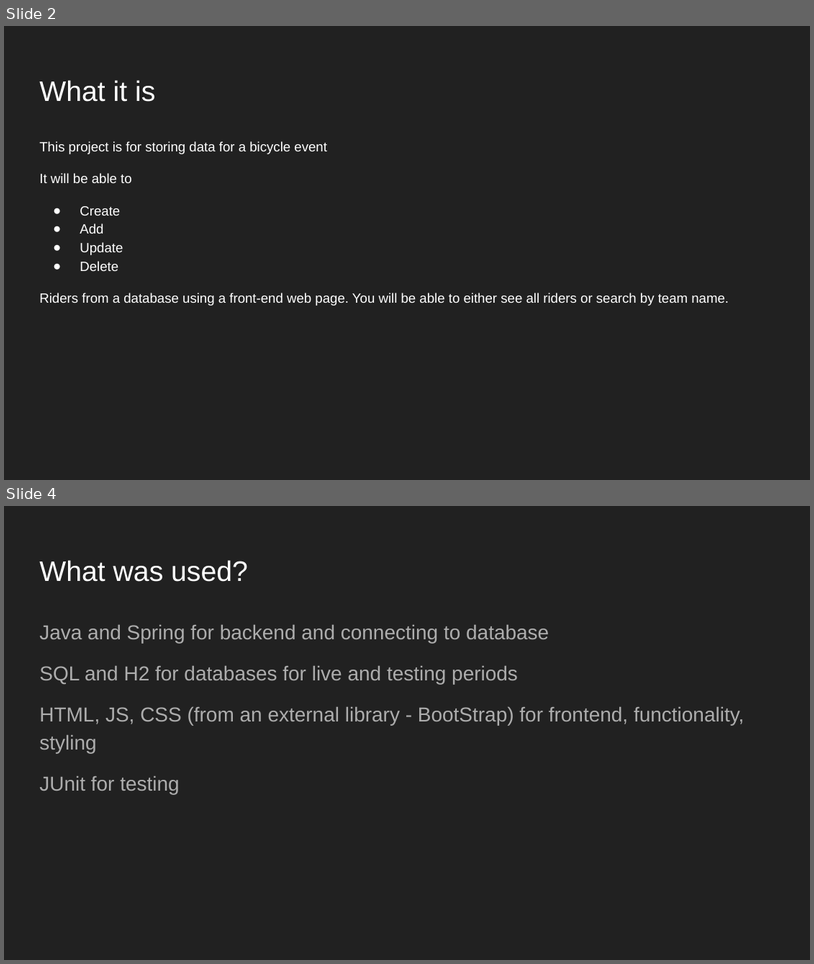
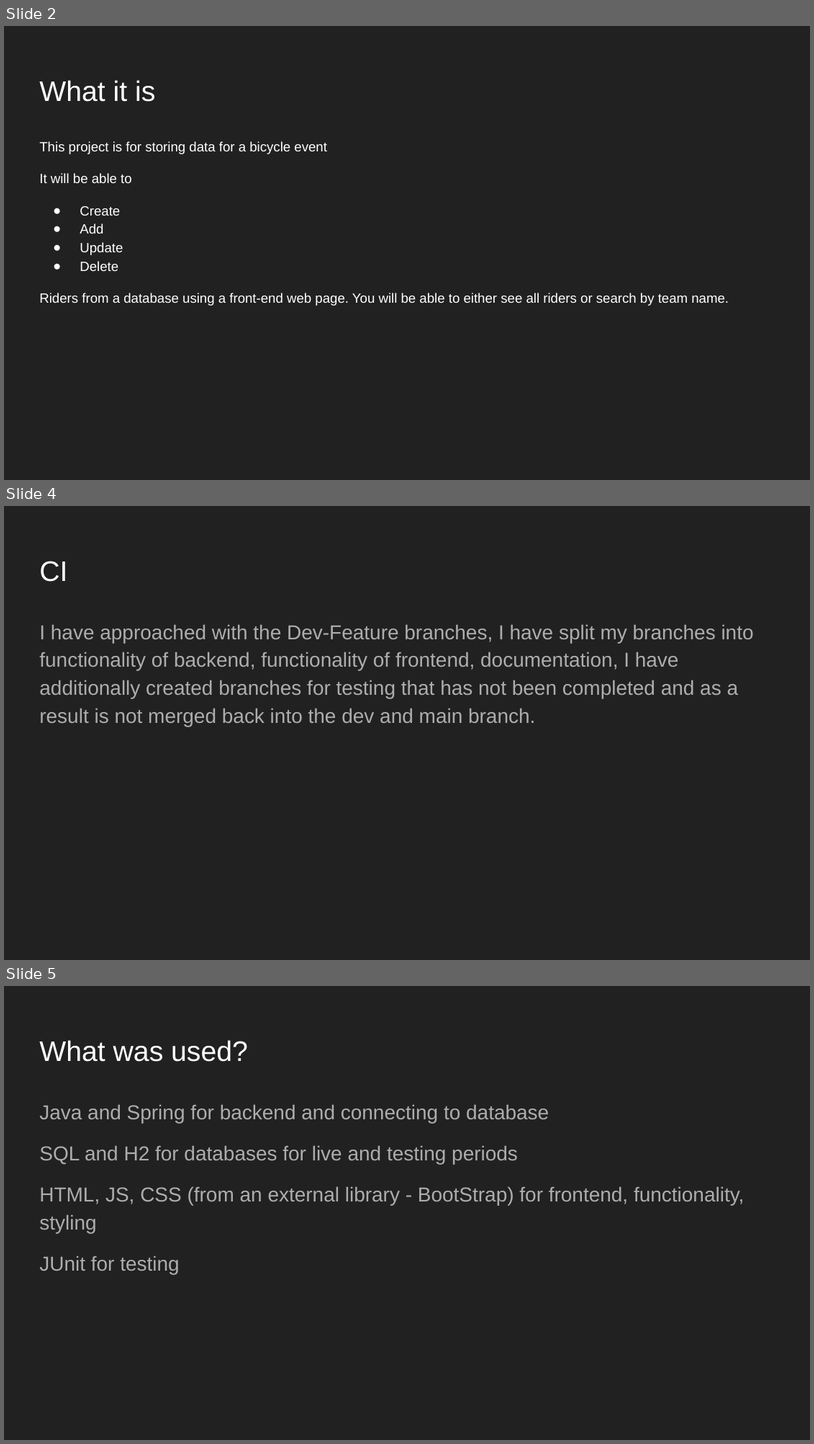
Before and after one commit to D-Pats/QA-Hobby-Project, a slide deck: Documents/QA Hobby Project Presentation.pptx. Shown one above the other, each under a label of ours: slides 2 and 4 before the commit, slides 2, 4 and 5 after it; the slides between them are not shown. The pictures are 814x964 and 814x1444 pixels, drawn with LibreOffice and Linux fonts; fonts in the diff are those of the drawing. Boxes give left, top, right and bottom in pixels: in the first picture for what was removed or moved away, otherwise in the second. Text is boxed around its words. In the diff, an @@ line names an element or a change of style, - is before the commit and + after.

```diff
--- a/Documents/QA Hobby Project Presentation.pptx
+++ b/Documents/QA Hobby Project Presentation.pptx
@@ slide 4 added at [4,506,810,960], background #212121 @@
@@ title added at [39,561,67,582], 25.2 pt, text #FFFFFF @@
+CI
@@ text added at [39,624,754,726], 18 pt, text #ADADAD @@
+I have approached with the Dev-Feature branches, I have split my branches into functionality of backend, functionality of frontend, documentation, I have additionally created branches for testing that has not been completed and as a result is not merged back into the dev and main branch.
@@ what was slide 4 is now slide 5 @@
```
Also in this commit, not shown: 2 slides changed, 1 other slide added.
